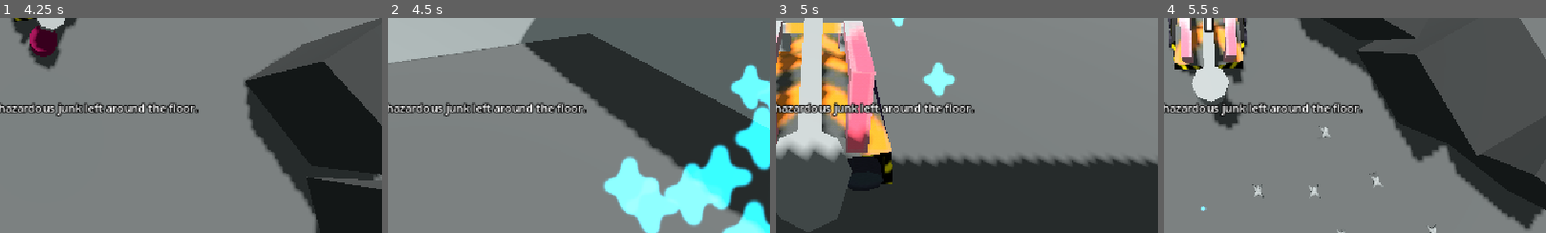
Above: before the commit, frames 1-4 (left to right).
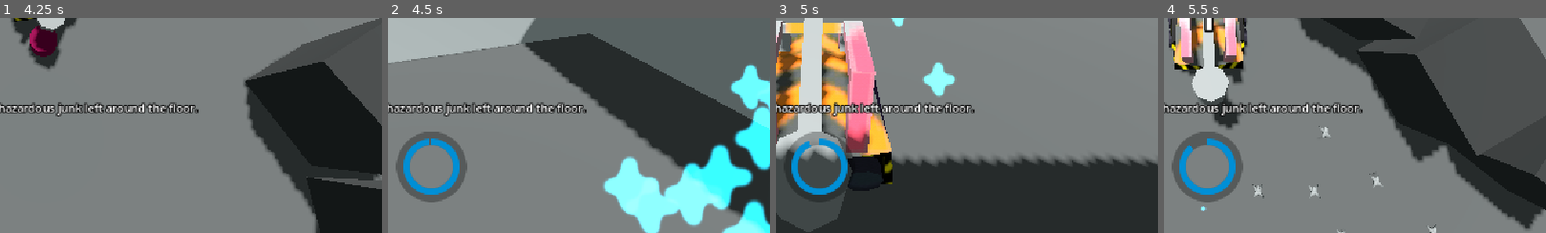
Above: after the commit, the same moments.

Repository: gheja/bot-loop
Game: Godot game, scene res://scenes/main_scene.tscn
The game is run twice, just before and just after one commit, with the same random seed, the same clock (stepped at 60 frames per second) and the same inputs.
Inputs (mouse positions are % of the whole screen's width and height, from its top left):
- Up to frame 1 (4.25 s): move the mouse to (72, 45) at 0.52 s; hold D (move_right) 0.53-1.28 s; tap E (action_primary) every 0.75 s from 0.6 to 3.6 s; move the mouse to (30, 55) at 1.27 s; hold S (move_down) 1.28-2.03 s; move the mouse to (60, 28) at 2.02 s; hold D (move_right) 2.03-2.78 s; move the mouse to (45, 70) at 2.77 s; hold W (move_up) 2.78-3.53 s; move the mouse to (80, 65) at 3.52 s; hold A (move_left) from 3.53 s (still down)
- Up to frame 2 (4.5 s): keep holding A (move_left); move the mouse to (20, 35) at 4.27 s; tap E (action_primary) at 4.35 s
- Up to frame 3 (5 s): keep holding A (move_left)
- Up to frame 4 (5.5 s): move the mouse to (55, 50) at 5.02 s; release A (move_left) at 5.03 s; hold S (move_down) from 5.03 s (still down); tap E (action_primary) at 5.1 s
The pictures show only the part of the screen within x 44-94%, y 50-100%; the shares and areas given below are measured in that part.

Frame 1 is identical in both runs. In frame 2, 3.0% of the frame differs, in the area x 2-21%, y 52-86%; in frame 3, 2.0%; in frame 4, 3.0%.

Commit message:
Added BotTimerIndicator

Diff:
--- a/src/autoload/bot_manager.gd
+++ b/src/autoload/bot_manager.gd
@@ -9,6 +9,9 @@
 var root: Node3D
 var bot_definitions = []
 var starter_bot = null
+
+func set_bot_timer_indicator_visibility(value: bool):
+	Lib.get_first_node_in_group("bot_timer_indicators").visible = value
 
 func activate_bot_by_index(index: int):
 	bot_definitions[index]["active"] = true
@@ -39,6 +42,8 @@
 		# current_bot.queue_free()
 		# TODO: it is not enough to hide, this will still collide, etc.
 		current_bot.visible = false
+
+	set_bot_timer_indicator_visibility(true)
 
 func setup_bots():
 	root = Lib.get_first_node_in_group("player_object_containers")
@@ -72,6 +77,7 @@
 
 		index += 1
 
+	set_bot_timer_indicator_visibility(false)
 	activate_starter_bot()
 
 func deactivate_and_restart_bot_by_index(index: int, was_actively_controlled: bool):
@@ -96,3 +102,4 @@
 
 func deactivate_and_restart_bot(bot: ObjectPlayerCharacter, was_actively_controlled: bool):
 	deactivate_and_restart_bot_by_index(get_bot_index_by_bot_object(bot), was_actively_controlled)
+	set_bot_timer_indicator_visibility(false)
--- a/src/objects/player_character_base.gd
+++ b/src/objects/player_character_base.gd
@@ -17,6 +17,7 @@
 @onready var ghost_indicator: CSGSphere3D = $Visuals/Indicators/GhostIndicator
 @onready var selection_indicator: CSGSphere3D = $Visuals/Indicators/SelectionIndicator
 @onready var timer: Timer = $Timer
+var bot_timer_indicator: BotTimerIndicator = null
 
 @onready var effect_scene = preload("res://effects/effect_broken_down.tscn")
 @onready var effect_light_beam_scene = preload("res://effects/effect_light_beam.tscn")
@@ -44,6 +45,7 @@
 }
 
 func _ready() -> void:
+	bot_timer_indicator = Lib.get_first_node_in_group("bot_timer_indicators")
 	start_position = self.global_position
 	timer.wait_time = recording_length
 
@@ -105,6 +107,9 @@
 
 func _process(delta: float) -> void:
 	update_body_visual_rotation()
+
+	if is_actively_controlled:
+		bot_timer_indicator.update_progress_bar(timer.time_left, timer.wait_time)
 	# BUG, TODO: _process() is only handled on each displayed frame, but
 	# _physics_proces() might happen multiple times, so the
 	# inputs.action_pressed might not get processed properly, leading to
--- a/src/project.godot
+++ b/src/project.godot
@@ -42,6 +42,7 @@
 bot_starting_markers=""
 player_object_containers=""
 level_object_containers=""
+bot_timer_indicators=""
 
 [input]
 
--- /dev/null
+++ b/src/scenes/bot_timer_indicator.gd
@@ -0,0 +1,13 @@
+class_name BotTimerIndicator
+extends Control
+
+@onready var visuals: Control = $Visuals
+@onready var animation_player: AnimationPlayer = $AnimationPlayer
+@onready var timer_progress_bar: TextureProgressBar = $Visuals/TimerProgressBar
+
+func _ready() -> void:
+	pass
+
+func update_progress_bar(value: float, max: float):
+	timer_progress_bar.max_value = max
+	timer_progress_bar.value = value
--- /dev/null
+++ b/src/scenes/bot_timer_indicator.tscn
@@ -0,0 +1,85 @@
+[gd_scene load_steps=7 format=3 uid="uid://c08mbsiosuxgw"]
+
+[ext_resource type="Script" uid="uid://d0vk2rt6uar8p" path="res://scenes/bot_timer_indicator.gd" id="1_g32lv"]
+[ext_resource type="Texture2D" uid="uid://ddg27g0yosg1t" path="res://assets/graphics/progress_circle_both_under_100.png" id="2_q6i4w"]
+[ext_resource type="Texture2D" uid="uid://da111ahe4eemo" path="res://assets/graphics/progress_circle_inner_progress_100.png" id="3_rpewq"]
+
+[sub_resource type="Animation" id="Animation_h1xr4"]
+length = 0.001
+tracks/0/type = "value"
+tracks/0/imported = false
+tracks/0/enabled = true
+tracks/0/path = NodePath("Visuals/TimerProgressBar:tint_progress")
+tracks/0/interp = 1
+tracks/0/loop_wrap = true
+tracks/0/keys = {
+"times": PackedFloat32Array(0),
+"transitions": PackedFloat32Array(1),
+"update": 0,
+"values": [Color(0, 0.56, 0.84, 1)]
+}
+
+[sub_resource type="Animation" id="Animation_w4vaq"]
+resource_name = "running"
+length = 0.5
+loop_mode = 1
+tracks/0/type = "value"
+tracks/0/imported = false
+tracks/0/enabled = true
+tracks/0/path = NodePath("Visuals/TimerProgressBar:tint_progress")
+tracks/0/interp = 1
+tracks/0/loop_wrap = true
+tracks/0/keys = {
+"times": PackedFloat32Array(0, 0.5),
+"transitions": PackedFloat32Array(1, 1),
+"update": 0,
+"values": [Color(0.3192, 0.6664, 0.84, 1), Color(0, 0.560784, 0.839216, 1)]
+}
+
+[sub_resource type="AnimationLibrary" id="AnimationLibrary_jc66p"]
+_data = {
+&"RESET": SubResource("Animation_h1xr4"),
+&"running": SubResource("Animation_w4vaq")
+}
+
+[node name="BotTimerIndicator" type="Control" groups=["recording_indicators"]]
+layout_mode = 3
+anchors_preset = 15
+anchor_right = 1.0
+anchor_bottom = 1.0
+offset_right = -969.0
+offset_bottom = -502.0
+grow_horizontal = 2
+grow_vertical = 2
+script = ExtResource("1_g32lv")
+
+[node name="Visuals" type="Control" parent="."]
+anchors_preset = 0
+offset_right = 40.0
+offset_bottom = 40.0
+
+[node name="TimerProgressBar" type="TextureProgressBar" parent="Visuals"]
+layout_mode = 1
+anchors_preset = 8
+anchor_left = 0.5
+anchor_top = 0.5
+anchor_right = 0.5
+anchor_bottom = 0.5
+offset_left = -10.5
+offset_top = -15.0
+offset_right = 89.5
+offset_bottom = 85.0
+grow_horizontal = 2
+grow_vertical = 2
+step = 0.01
+value = 60.0
+fill_mode = 4
+texture_under = ExtResource("2_q6i4w")
+texture_progress = ExtResource("3_rpewq")
+tint_progress = Color(0, 0.56, 0.84, 1)
+
+[node name="AnimationPlayer" type="AnimationPlayer" parent="."]
+libraries = {
+&"": SubResource("AnimationLibrary_jc66p")
+}
+autoplay = "running"
--- a/src/scenes/main_interface.tscn
+++ b/src/scenes/main_interface.tscn
@@ -1,6 +1,7 @@
-[gd_scene load_steps=11 format=3 uid="uid://dqfv168hkiq2f"]
+[gd_scene load_steps=12 format=3 uid="uid://dqfv168hkiq2f"]
 
 [ext_resource type="Script" uid="uid://ckte632k8mgqs" path="res://scenes/main_interface.gd" id="1_7qx7d"]
+[ext_resource type="PackedScene" uid="uid://c08mbsiosuxgw" path="res://scenes/bot_timer_indicator.tscn" id="2_51bk3"]
 
 [sub_resource type="Animation" id="Animation_51bk3"]
 length = 0.001
@@ -196,3 +197,14 @@
 libraries = {
 &"": SubResource("AnimationLibrary_vejak")
 }
+
+[node name="BotTimerIndicator" parent="." groups=["bot_timer_indicators"] instance=ExtResource("2_51bk3")]
+anchors_preset = 0
+anchor_right = 0.0
+anchor_bottom = 0.0
+offset_left = 484.0
+offset_top = 462.0
+offset_right = 484.0
+offset_bottom = 462.0
+grow_horizontal = 1
+grow_vertical = 1
Not shown, added: src/scenes/bot_timer_indicator.gd.uid
